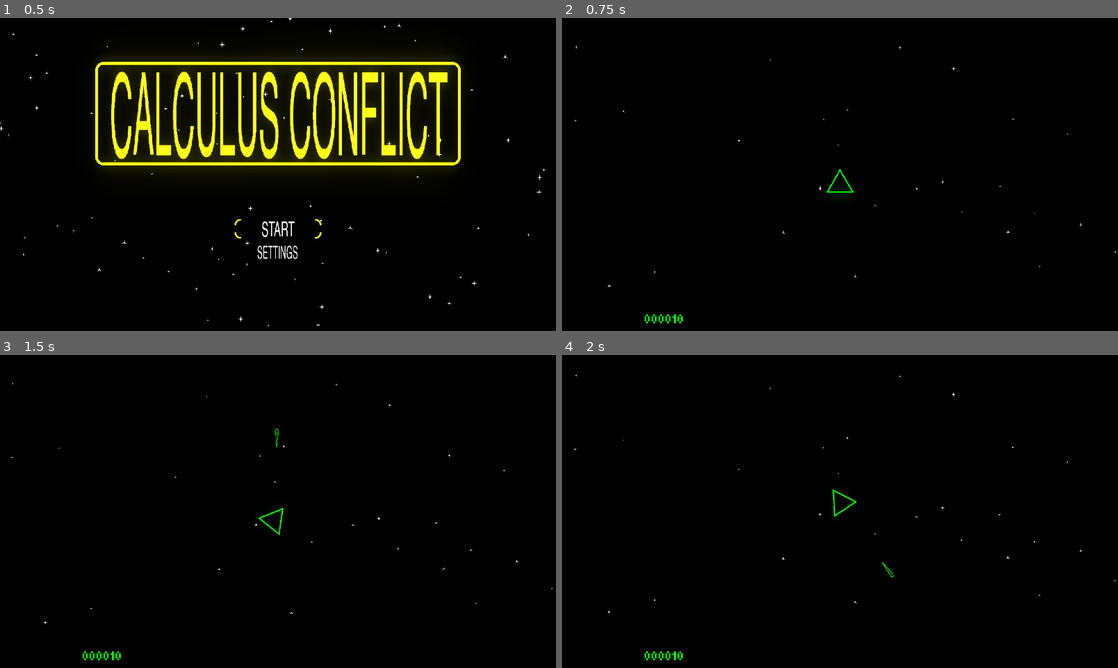
Above: before the commit, frames 1-4 (two rows, left to right).
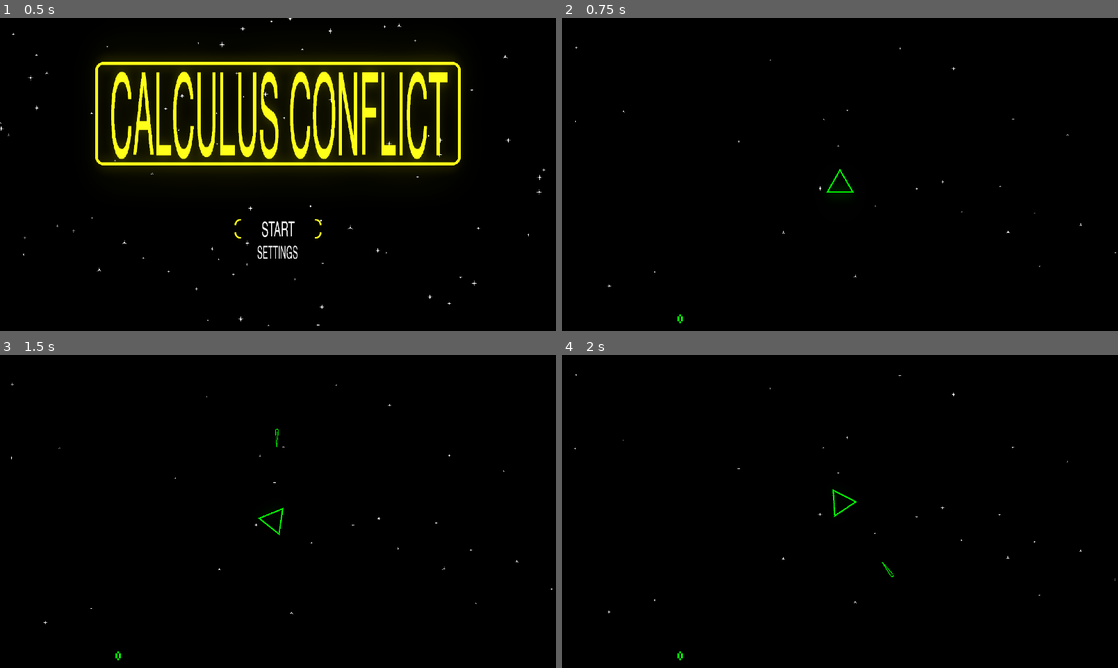
Above: after the commit, the same moments.

Repository: KristoferKoehn/CalculusConflict
Game: Godot game, scene res://Game.tscn
Two runs of this game, one before a commit and one after it. Both use one fixed random seed, a clock stepped at 60 frames per second and the inputs below.
Inputs (mouse positions are in pixels of both pictures, inside the frame that each line leads up to):
- Up to frame 1 (0.5 s): no input
- Up to frame 2 (0.75 s): click (840, 227) at 0.5 s
- Up to frame 3 (1.5 s): tap Enter at 1.25 s; hold D (turn_right) from 1.28 s (still down); hold Space (shoot) from 1.28 s (still down)
- Up to frame 4 (2 s): keep holding D (turn_right); keep holding Space (shoot)

Frame 1 is identical in both runs. In frame 2, 0.1% of the frame differs, in the area x 2-100%, y 8-98%; in frame 3, 0.1%, in the area x 1-100%, y 8-98%; in frame 4, 0.1%.

Commit message:
added fire stubs and some assets

Diff:
--- a/Game.gd
+++ b/Game.gd
@@ -7,6 +7,8 @@
 #player management stuff
 var current_players = 1
 var player_colors = []
+
+var player_scores = [0,0,0,0,0,0]
 
 func _ready():
 
--- a/entity/HUD.gd
+++ b/entity/HUD.gd
@@ -12,6 +12,6 @@
 		get_children()[i].visible = true
 
 
-# Called every frame. 'delta' is the elapsed time since the previous frame.
-#func _process(delta):
-#	pass
+func _process(delta):
+	for i in range(num_players):
+		self.get_children()[i].text = str(get_node("/root/Game").player_scores[i])
--- a/entity/HUD.tscn
+++ b/entity/HUD.tscn
@@ -20,7 +20,6 @@
 rect_pivot_offset = Vector2( 97, -728 )
 custom_colors/font_color = Color( 0, 0, 0, 1 )
 custom_fonts/font = SubResource( 1 )
-text = "000010"
 align = 2
 valign = 2
 uppercase = true
--- a/objects/Asteroid.gd
+++ b/objects/Asteroid.gd
@@ -2,6 +2,13 @@
 
 var exploded = false
 var health = 15
+var last_player_damaged = -1
+
+
+var on_fire = false
+var fire_magnitude = 0
+var fire_tick_count = 0
+var fire_length = 0
 
 func _ready():
 	pass
@@ -27,3 +34,20 @@
 
 func _on_Timer_timeout():
 	health = 0
+
+func _on_fire_timeout():
+	if fire_tick_count == fire_length:
+		self.fire_timer.stop()
+	else:
+		pass
+		#put some shit here idk
+
+func ignite(magnitude, length, delay):
+	if on_fire:
+		self.fire_tick_count = 0
+	else:
+		self.fire_magnitude = magnitude
+		self.fire_length = length
+		self.on_fire = true
+		self.fire_timer.wait_time = delay
+		self.fire_timer.start()
--- a/objects/Asteroid.tscn
+++ b/objects/Asteroid.tscn
@@ -6,7 +6,7 @@
 [sub_resource type="CircleShape2D" id=1]
 radius = 45.8912
 
-[node name="Asteroid" type="RigidBody2D" groups=["asteroids"]]
+[node name="Asteroid" type="RigidBody2D" groups=["asteroids", "enemy", "flamable"]]
 script = ExtResource( 2 )
 
 [node name="Sprite" type="Sprite" parent="."]
@@ -21,4 +21,6 @@
 one_shot = true
 autostart = true
 
+[node name="fire_timer" type="Timer" parent="."]
+
 [connection signal="timeout" from="DeathTimer" to="." method="_on_Timer_timeout"]
--- a/objects/Laser.gd
+++ b/objects/Laser.gd
@@ -2,13 +2,16 @@
 
 var damage_number = load("res://entity/floating_text.tscn")
 
-
+var player_index = -1
 var direction = Vector2(0, -1)
 var projectile_speed = 1000
 var pierce = false
 var damage = 5
-
 var laser_color = null
+var fire = false
+var fire_magnitude = 0
+var fire_delay = 0
+var fire_length = 0
 
 func set_color(color):
 	laser_color = color
@@ -33,7 +36,18 @@
 func _on_Laser_body_shape_entered(_body_rid, body, _body_shape_index, _local_shape_index):
 	if (body.is_in_group("asteroids")):
 		if !body.exploded:
+
+			#fire check
+			if body.is_in_group("flamable"):
+				if fire:
+					body.last_player_damaged = player_index
+					body.ignite(fire_magnitude, fire_length, fire_delay)
+
+			else:
+				body.last_player_damaged = player_index
+			#end fire check. This needs to be better.
 			if(body.health < damage && pierce):
+				body.last_player_damaged = player_index
 				damage = damage - body.health
 				var text = damage_number.instance()
 				text.set_color(laser_color)
@@ -42,13 +56,11 @@
 				get_node("/root/Game").add_child(text)
 			else:
 				body.health = body.health - damage
-
 				var text = damage_number.instance()
 				text.set_color(laser_color)
 				text.amount = damage
 				text.position = self.position
 				get_node("/root/Game").add_child(text)
-
 				get_parent().call_deferred("remove_child", self)
 				self.call_deferred("queue_free")
 		else:
--- a/objects/StarryBackground.gd
+++ b/objects/StarryBackground.gd
@@ -2,11 +2,7 @@
 
 var star1 = load("res://objects/bg_star.tscn")
 var star2 = load("res://objects/bg_star2.tscn")
-# Declare member variables here. Examples:
-# var a = 2
-# var b = "text"
 
-# Called when the node enters the scene tree for the first time.
 func _ready():
 	for _i in range(0,500):
 		var temp = null
@@ -18,7 +14,7 @@
 		temp.position = Vector2(rand_range(-5000 , 5000), rand_range(-5000,5000))
 		$ParallaxLayer1.add_child(temp)
 
-	for _i in range(0,500):
+	for _j in range(0,500):
 		var temp = null
 		if rand_range(0,3) > 1:
 			temp = star1.instance()
@@ -28,7 +24,7 @@
 		temp.position = Vector2(rand_range(-5000, 5000), rand_range(-5000,5000))
 		$ParallaxLayer2.add_child(temp)
 
-	for _i in range(0,600):
+	for _k in range(0,600):
 		var temp = null
 		if rand_range(0,3) > 1:
 			temp = star1.instance()
@@ -36,4 +32,4 @@
 			temp = star2.instance()
 		temp.scale = Vector2(0.09, 0.09)
 		temp.position = Vector2(rand_range(-5000, 5000), rand_range(-5000,5000))
-		$ParallaxLayer2.add_child(temp)
+		$ParallaxLayer3.add_child(temp)
--- a/objects/StarryBackground.tscn
+++ b/objects/StarryBackground.tscn
@@ -9,10 +9,10 @@
 motion_scale = Vector2( 0.9, 0.9 )
 
 [node name="ParallaxLayer2" type="ParallaxLayer" parent="."]
-motion_scale = Vector2( 0.7, 0.7 )
+motion_scale = Vector2( 0.8, 0.8 )
 
 [node name="ParallaxLayer3" type="ParallaxLayer" parent="."]
-motion_scale = Vector2( 0.6, 0.6 )
+motion_scale = Vector2( 0.7, 0.7 )
 
 [node name="Polygon2D" type="Polygon2D" parent="."]
 z_index = -4
Binary file removed: assets/images/ships/engineflair.png
Binary file removed: assets/images/ships/playerShip1_orange.png
Binary file removed: assets/images/ships/playerShip1_red.png
Binary file removed: assets/images/ships/playerShip2_blue.png
Binary file removed: assets/images/ships/playerShip2_green.png
Binary file removed: assets/images/ships/playerShip2_orange.png
Binary file removed: assets/images/ships/playerShip2_red.png
Binary file removed: assets/images/ships/playerShip3_blue.png
Binary file removed: assets/images/ships/playerShip3_green.png
Binary file removed: assets/images/ships/playerShip3_orange.png
Binary file removed: assets/images/ships/playerShip3_red.png
Binary file added: assets/images/ships/transport ship 1.png
(and 5 more such lines)
